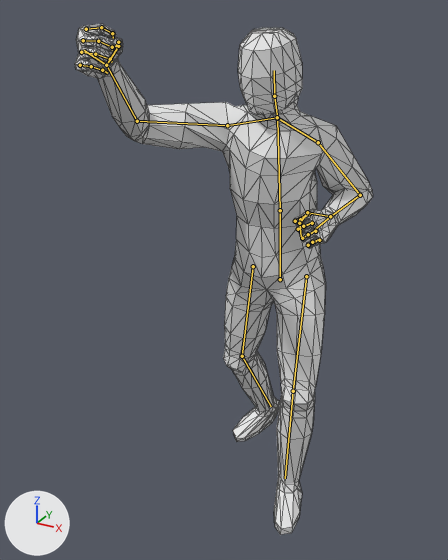
A saved change to the glTF model assets/glb/humanoid/Humanoid.glb.
Both versions are drawn from a 50 mm camera at (0.847, -1.95, 1.804) aimed at (-0.123, -0.186, 0.922). Every picture has the same lights, and +X, +Y and +Z are marked at lower left. The older version comes first. Both versions are drawn at frame 10 of the action 'SwingAttack'; the numbers are the values there. The bones that change, and the others that lie on the model, are drawn over the model as lines. Mesh edges are drawn as thin lines.

Objects in the first picture: 'Mang'.
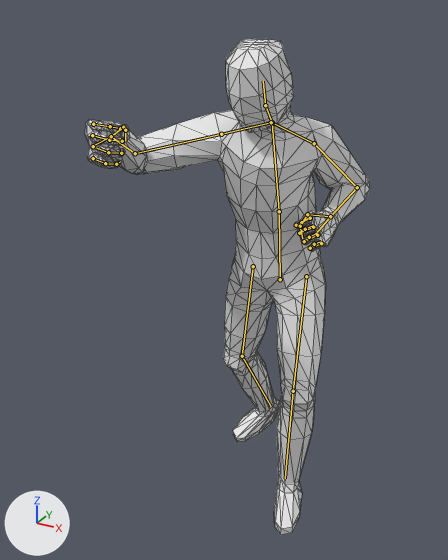
What changed in the scene script:
```text
Change bone_body:
    where bone_body = bpy.data.objects['Humanoid Armature'].pose.bones['Body']
    bone_body.rotation_quaternion: (0.999, 0.048, 0.0, 0.0) -> (0.998, 0.065, 0.0, 0.0)  # degrees (6, 0, 0) -> degrees (7, 0, 0)
Change bone_thorax:
    where bone_thorax = bpy.data.objects['Humanoid Armature'].pose.bones['Thorax']  # child of 'Body'
    bone_thorax.rotation_quaternion: (1.0, 0.029, 0.0, 0.0) -> (0.998, 0.066, 0.0, 0.0)  # degrees (3, 0, 0) -> degrees (8, 0, 0)
Change bone_neck:
    where bone_neck = bpy.data.objects['Humanoid Armature'].pose.bones['Neck']  # child of 'Thorax'
    bone_neck.rotation_quaternion: (1.0, 0.0, 0.0, 0.0) -> (0.994, 0.106, 0.0, 0.0)  # degrees (0, 0, 0) -> degrees (12, 0, 0)
Change bone_head:
    where bone_head = bpy.data.objects['Humanoid Armature'].pose.bones['Head']  # child of 'Neck'
    bone_head.rotation_quaternion: (1.0, 0.0, 0.0, 0.0) -> (0.996, -0.085, 0.0, 0.0)  # degrees (0, 0, 0) -> degrees (-10, 0, 0)
Change bone_upperarm_l:
    where bone_upperarm_l = bpy.data.objects['Humanoid Armature'].pose.bones['UpperArm.L']  # child of 'Shoulder.L'
    bone_upperarm_l.rotation_quaternion: (0.905, 0.039, 0.269, -0.328) -> (0.904, 0.002, 0.263, -0.336)  # degrees (-7, 31, -42) -> degrees (-11, 28, -44)
Change bone_forearm_l:
    where bone_forearm_l = bpy.data.objects['Humanoid Armature'].pose.bones['Forearm.L']  # child of 'UpperArm.L'
    bone_forearm_l.rotation_quaternion: (0.479, 0.878, 0.0, 0.0) -> (0.456, 0.89, 0.0, 0.0)  # degrees (123, 0, 0) -> degrees (126, 0, 0)
Change bone_upperarm_r:
    where bone_upperarm_r = bpy.data.objects['Humanoid Armature'].pose.bones['UpperArm.R']  # child of 'Shoulder.R'
    bone_upperarm_r.rotation_quaternion: (0.895, -0.011, 0.439, 0.078) -> (0.916, -0.145, 0.321, 0.195)  # degrees (4, 52, 12) -> degrees (-11, 40, 20)
Change bone_forearm_r:
    where bone_forearm_r = bpy.data.objects['Humanoid Armature'].pose.bones['Forearm.R']  # child of 'UpperArm.R'
    bone_forearm_r.rotation_quaternion: (0.837, 0.547, 0.0, 0.0) -> (0.706, 0.709, 0.0, 0.0)  # degrees (66, 0, 0) -> degrees (90, 0, 0)
```

Changed parts and their boxes [x1, y1, x2, y2] in the pictures (448 x 560 px):
'Mang', posed: before [75, 24, 373, 534]; after [85, 39, 370, 534]
bone 'Body', root to tip: before (280, 279) to (280, 210); after (280, 279) to (279, 211)
bone 'Thorax', root to tip: before (280, 210) to (277, 118); after (279, 211) to (272, 122)
bone 'Neck', root to tip: before (277, 118) to (274, 96); after (272, 122) to (265, 105)
bone 'Head', root to tip: before (274, 96) to (274, 70); after (265, 105) to (263, 81)
bone 'UpperArm.L', root to tip: before (318, 142) to (360, 195); after (314, 143) to (357, 187)
bone 'Forearm.L', root to tip: before (360, 195) to (330, 216); after (357, 187) to (330, 216)
bone 'UpperArm.R', root to tip: before (227, 125) to (137, 121); after (221, 134) to (135, 153)
bone 'Forearm.R', root to tip: before (137, 121) to (106, 65); after (135, 153) to (111, 136)
